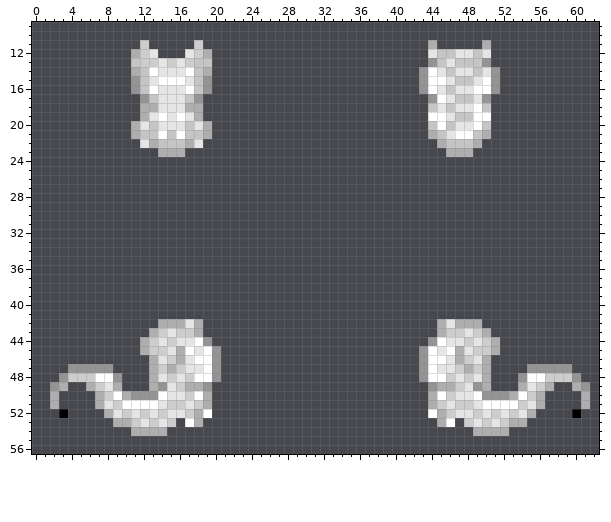
Two versions of one pixel-art sprite, Resources/Textures/Mobs/Species/Vox/parts.rsi/torso.png. Above, as it was before the edit.
The file is 64x64 pixels. Shown: x 0..62, y 9..56.
The same view after the edit:
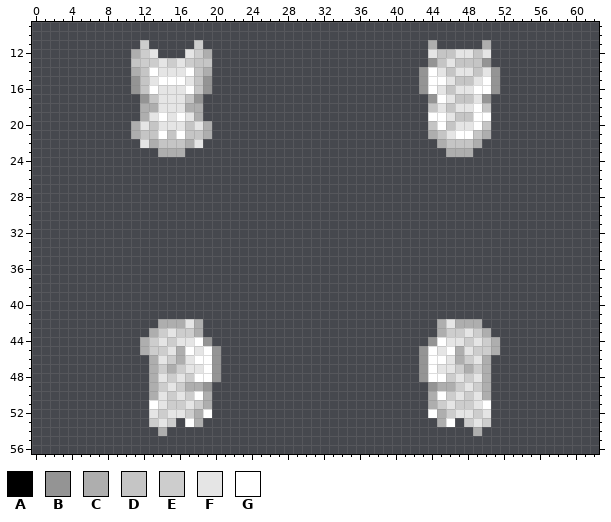
Palette (. is transparent): A #000000  B #949494  C #aeaeae  D #c5c5c5  E #cdcdcd  F #e5e5e5  G #ffffff
From the commit log: tails are tails, not torsos!!
Change:
@@ x 0..62 @@
 46 .............CFECFGGB......................BGGFCEFC............
-47 ....BBBBB....CECEFFGB......................BGFFECEC....BBBBB...
-48 ...BEEEGGB...CFEFEGGB......................BGGEFEFC...BGGEEEB..
-49 ..BC..CEFC...CBFECCB........................BCCEFBC...CFEC..CB.
-50 ..C....CEGCBBBGFFEGC........................CGEFFGBBBCGEC....C.
-51 ..C....CFEGGGGFEEFEC........................CEFEEFGGGGEFC....C.
-52 ...A....CFEFEFEFFECG........................GCEFFEFEFEFC....A..
-53 .........CCEFEFE.GC..........................CG.EFEFECC........
-54 ...........CCCC..................................CCCC..........
+47 .............CECEFFGB......................BGFFECEC............
+48 .............CFEFEGGB......................BGGEFEFC............
+49 .............CEFECCB........................BCCEFEC............
+50 .............CFEFEGC........................CGEFEFC............
+51 .............GFEEFEC........................CEFEEFG............
+52 .............FEFFECG........................GCEFFEF............
+53 .............EFE.GC..........................CG.EFE............
+54 ..............C..................................C.............
 55 ...............................................................
Boxes around the changes in both pictures, in picture pixels (x1, y1, x2, y2):
changed: (50, 364, 176, 436)
changed: (464, 364, 590, 436)
